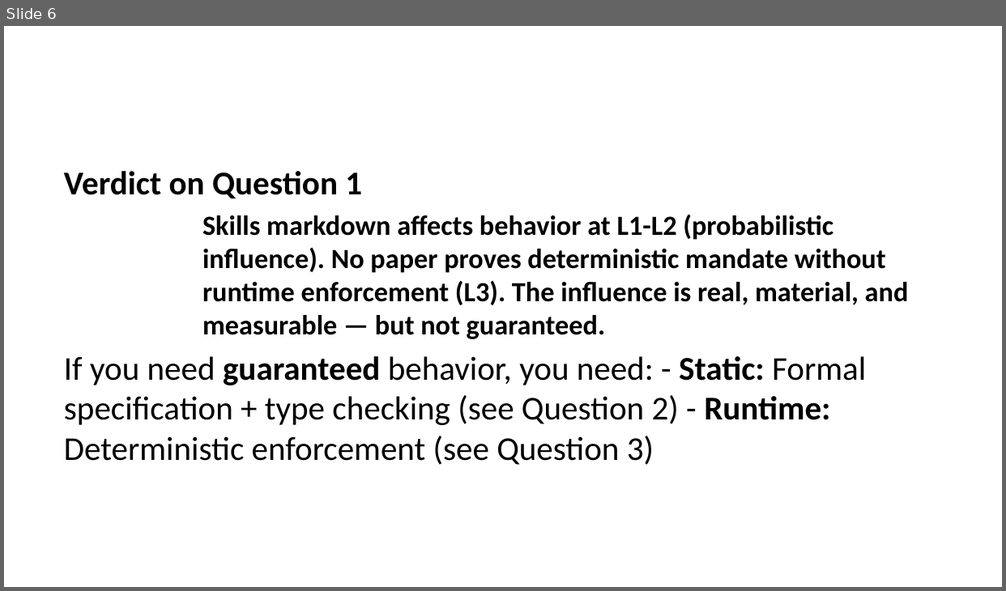
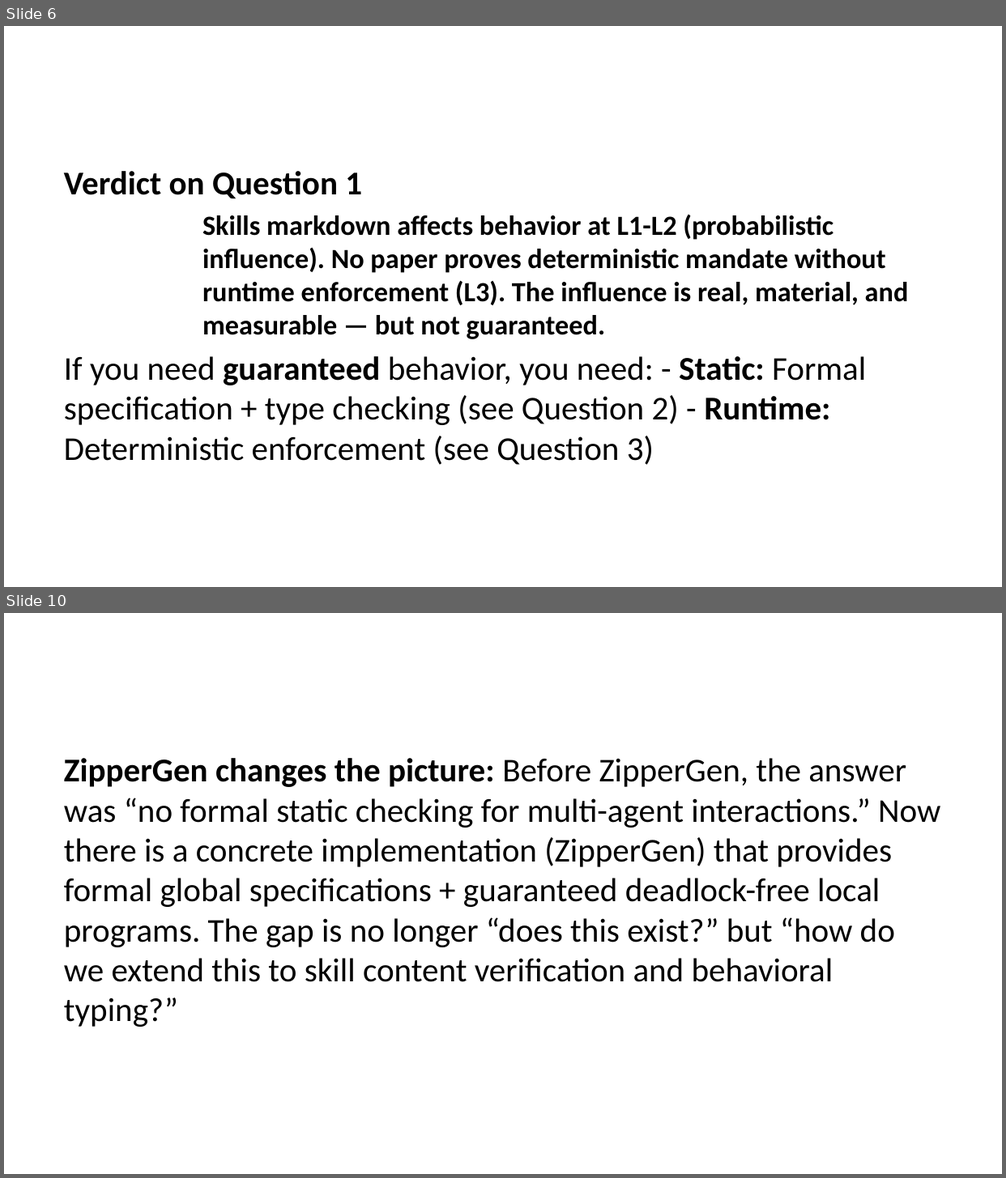
Before and after one commit to ginaecho/EvaPaper, a slide deck: Agent_Governance_Three_Questions_Synthesis.pptx. Shown one above the other, each under a label of ours: slide 6 before the commit, slides 6 and 10 after it; the slides between them are not shown. The pictures are 1006x591 and 1006x1178 pixels, drawn with LibreOffice and Linux fonts; fonts in the diff are those of the drawing. Boxes give left, top, right and bottom in pixels: in the first picture for what was removed or moved away, otherwise in the second. Text is boxed around its words. In the diff, an @@ line names an element or a change of style, - is before the commit and + after.

Commit message:
Rewrite Three Questions Synthesis with ZipperGen as breakthrough — closes MPST gap

```diff
--- a/Agent_Governance_Three_Questions_Synthesis.pptx
+++ b/Agent_Governance_Three_Questions_Synthesis.pptx
@@ slide 10 added at (4,613,1002,1174), background #FFFFFF @@
@@ text added at (64,758,940,1027), 24 pt, text #000000 @@
+ZipperGen changes the picture: Before ZipperGen, the answer was “no formal static checking for multi-agent interactions.” Now there is a concrete implementation (ZipperGen) that provides formal global specifications + guaranteed deadlock-free local programs. The gap is no longer “does this exist?” but “how do we extend this to skill content verification and behavioral typing?”
```
Also in this commit, not shown: 12 slides changed, 2 other files.
